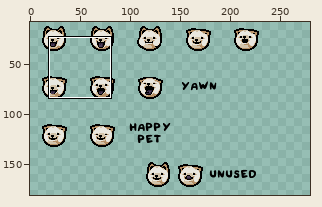
Sprite sheet: resources/gfx/familiar/familiar_olga_head.png. The first picture is a wide view before the edit; the outline marks the close-up.
Close-up. Before the commit:
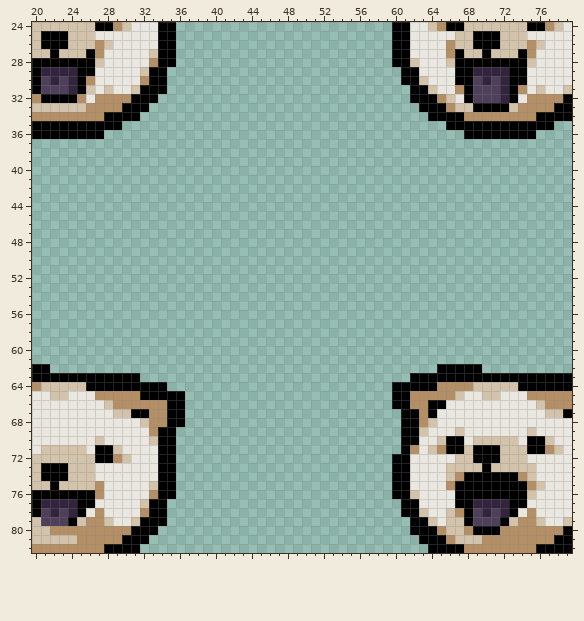
The file is 240x192 pixels. Pixels under 10% opacity are left out. Colours within 5 levels of each other are drawn and written as one. Shown: x 20..79, y 24..82. The old version is drawn lined up with the new one, on the new canvas. The wide view leaves out empty margins. The commit also changed other parts of the picture, which this record leaves out.
The same view after the edit:
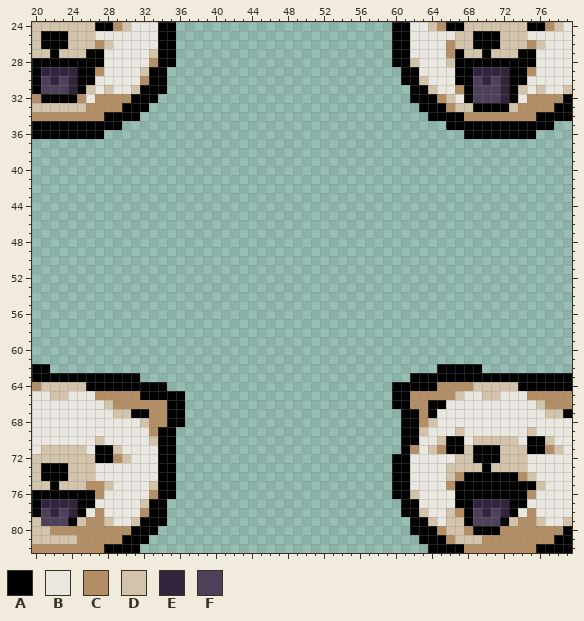
Palette (. is transparent): A #000000  B #e9e7df  C #b48f66  D #d2c3aa  E #31243c  F #4e405a
Edits made:
canvas 240x192 -> 360x240
Changed rows in their new state; - is an unchanged pixel.
first column x 26:
27 -A-----------------------------------------------A
28 -A-----------------------------------------------A
29 -C-----------------------------------------------C
30 A-------------------------------------------------
31 ------------------------------------------------D-
first column x 26:
73 -------------------------------------------------B
75 C-D----------------------------------------------A
76 -------------------------------------------------C
Boxes around the changes in both close-ups, in picture pixels (x1, y1, x2, y2):
changed: (86, 49, 104, 85)
changed: (518, 49, 536, 94)
changed: (527, 463, 536, 499)
changed: (86, 481, 113, 490)
